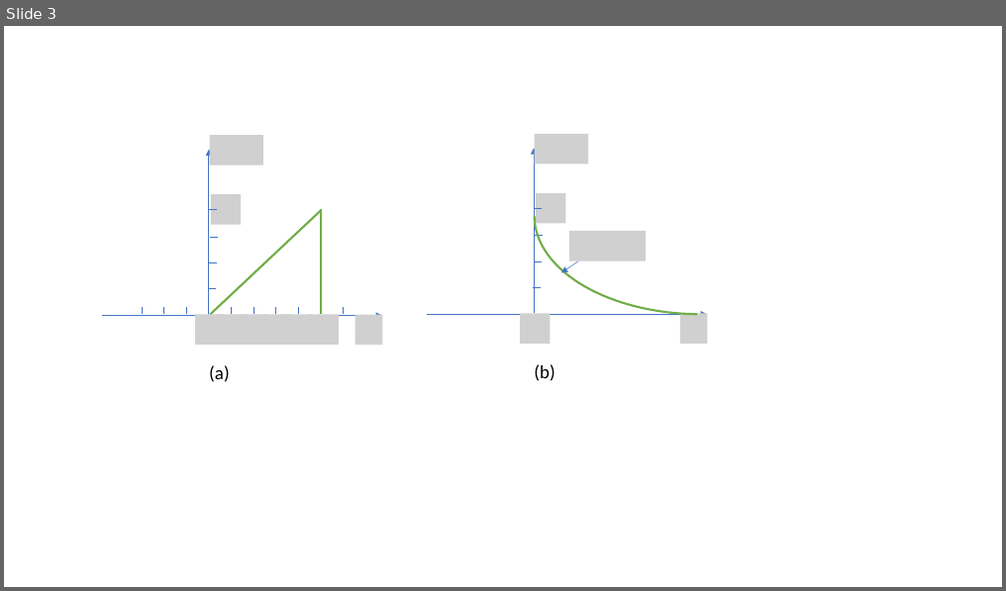
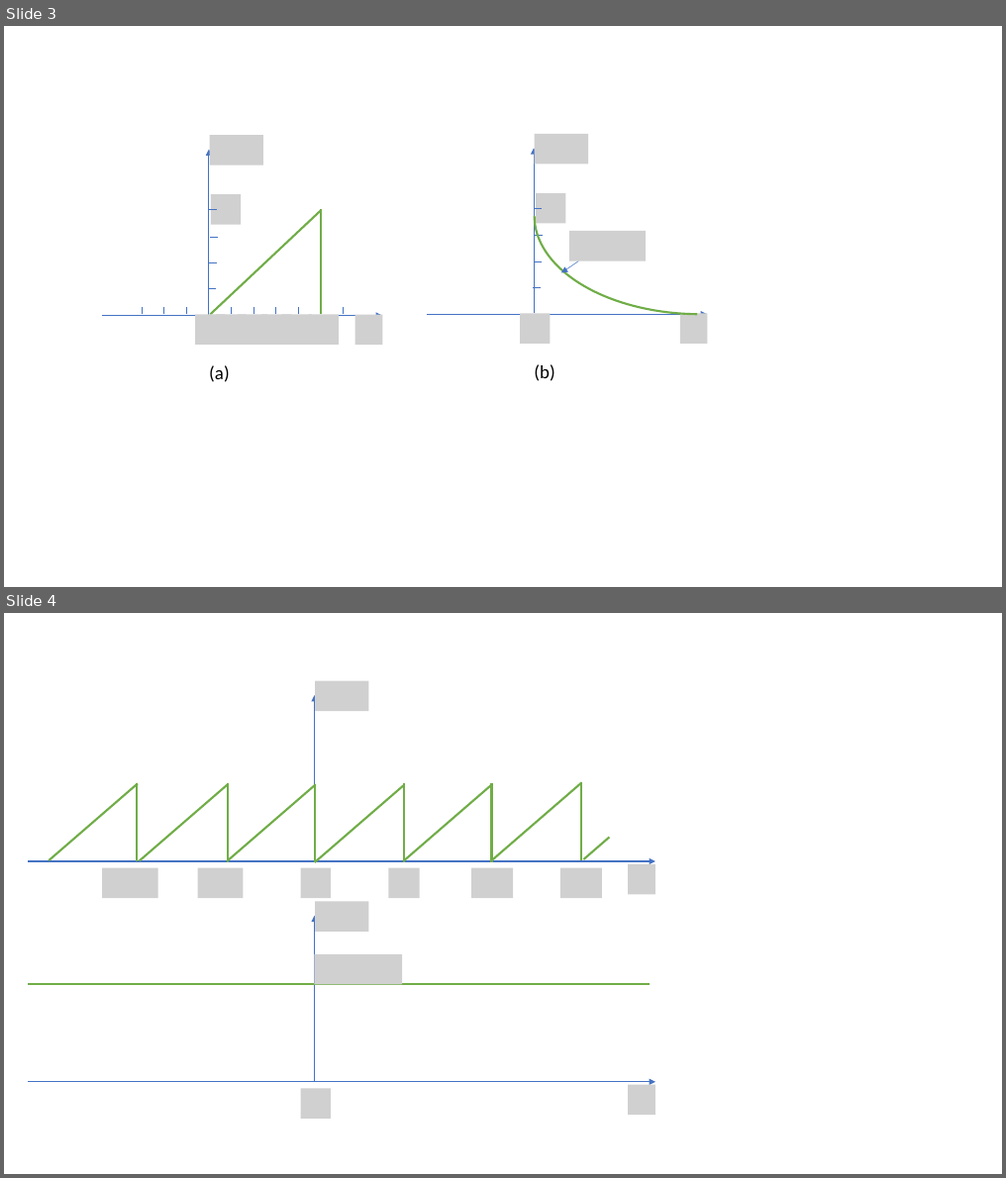
Before and after one commit to cpjobling/eg-150-textbook, a slide deck: signals_and_systems/signals/pictures/pictures.pptx. Shown one above the other, each under a label of ours: slide 3 before the commit, slides 3 and 4 after it. The pictures are 1006x591 and 1006x1178 pixels, drawn with LibreOffice and Linux fonts; fonts in the diff are those of the drawing; grey boxes stand for pictures. Boxes give left, top, right and bottom in pixels: in the first picture for what was removed or moved away, otherwise in the second. Text is boxed around its words. In the diff, an @@ line names an element or a change of style, - is before the commit and + after.

```diff
--- a/signals_and_systems/signals/pictures/pictures.pptx
+++ b/signals_and_systems/signals/pictures/pictures.pptx
@@ slide 4 added at (4, 613, 1002, 1174), background #FFFFFF @@
@@ group added at (28, 681, 656, 898): 13 lines, 8 pictures, 2 arrows @@
@@ picture added at (316, 902, 369, 932) @@
@@ arrow added from (315, 1081) to (315, 916), #4472C4 1 pt @@
@@ picture added at (315, 955, 402, 984) @@
@@ line added from (28, 985) to (649, 985), #70AD47 2 pt @@
@@ arrow added from (28, 1082) to (655, 1082), #4472C4 1 pt @@
@@ picture added at (629, 1084, 656, 1115) @@
@@ picture added at (300, 1089, 331, 1119) @@
```
Also in this commit, not shown: 1 slide changed, 1 other slide added, 10 other files.
